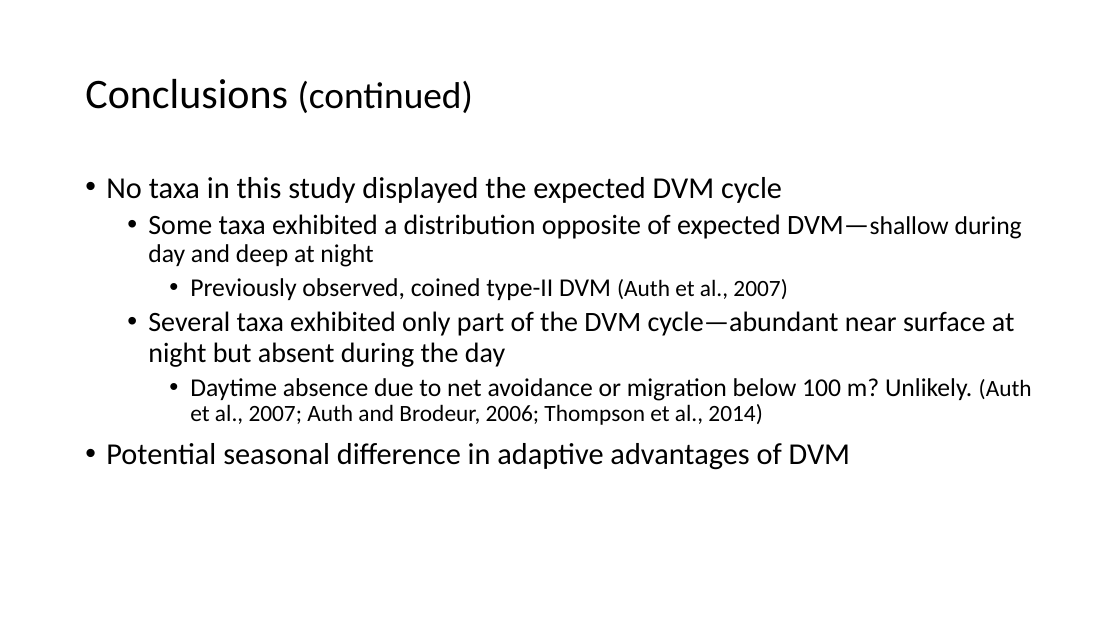
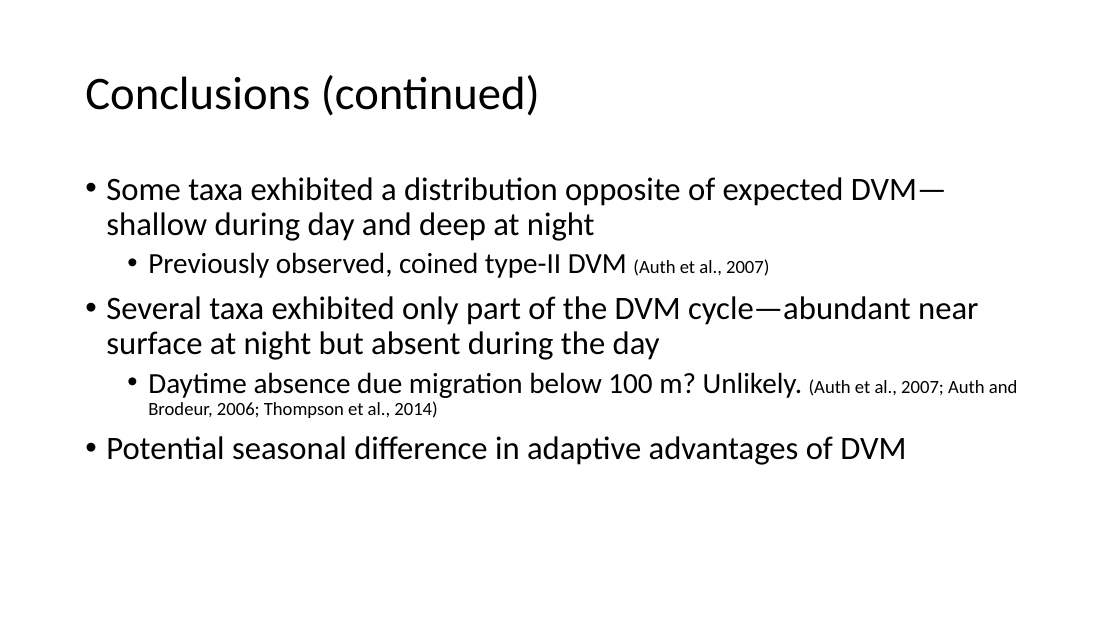
Before and after one commit to LukeABobay/larval-fish-community-analysis, a slide deck: slide 24 of PICES 2026 Presentation.pptx (slide 25 before the commit). Drawn at 1120x630 pixels with LibreOffice and Linux fonts; fonts in the diff are those of the drawing. Boxes give left, top, right and bottom in pixels: in the first picture for what was removed or moved away, otherwise in the second. Text is boxed around its words. In the diff, an @@ line names an element or a change of style, - is before the commit and + after.

```diff
--- a/PICES 2026 Presentation.pptx
+++ b/PICES 2026 Presentation.pptx
@@ title "Conclusions (continued)" at [85, 75, 540, 116]: size 36 to 40 pt in "Conclusions"; size 32 to 40 pt in "(continued)" @@
@@ text at [106, 177, 782, 203]: paragraph removed @@
-• No taxa in this study displayed the expected DVM cycle
@@ text at [106, 177, 978, 465]: size 24 to 28 pt in "Some taxa exhibited a distribution opposite of ...", "Several taxa exhibited only part of the ..."; size 22 to 28 pt in "DVM—shallow during day and deep at night"; size 22 to 25 pt in "Previously observed, coined type-II DVM"; size 20 to 16 pt in "(Auth et al., 2007)"; size 26 to 28 pt in "Potential seasonal difference in adaptive advantages of ..."; list level 2 to 1 in "Some taxa exhibited a distribution ..."; list level 3 to 2 in "Previously observed, coined type-II DVM ..."; list level 2 to 1 in "Several taxa exhibited only part ..." @@
@@ text at [148, 372, 1017, 418]: text changed; size 22 to 16 pt @@
-    • Daytime absence due to net avoidance or migration below 100 m? Unlikely. (Auth et al., 2007; Auth and Brodeur, 2006; Thompson et al., 2014)
+  • Daytime absence due migration below 100 m? Unlikely. (Auth et al., 2007; Auth and Brodeur, 2006; Thompson et al., 2014)
```
Also in this commit, not shown: 20 other slides changed, 1 slide added, 4 slides removed.
